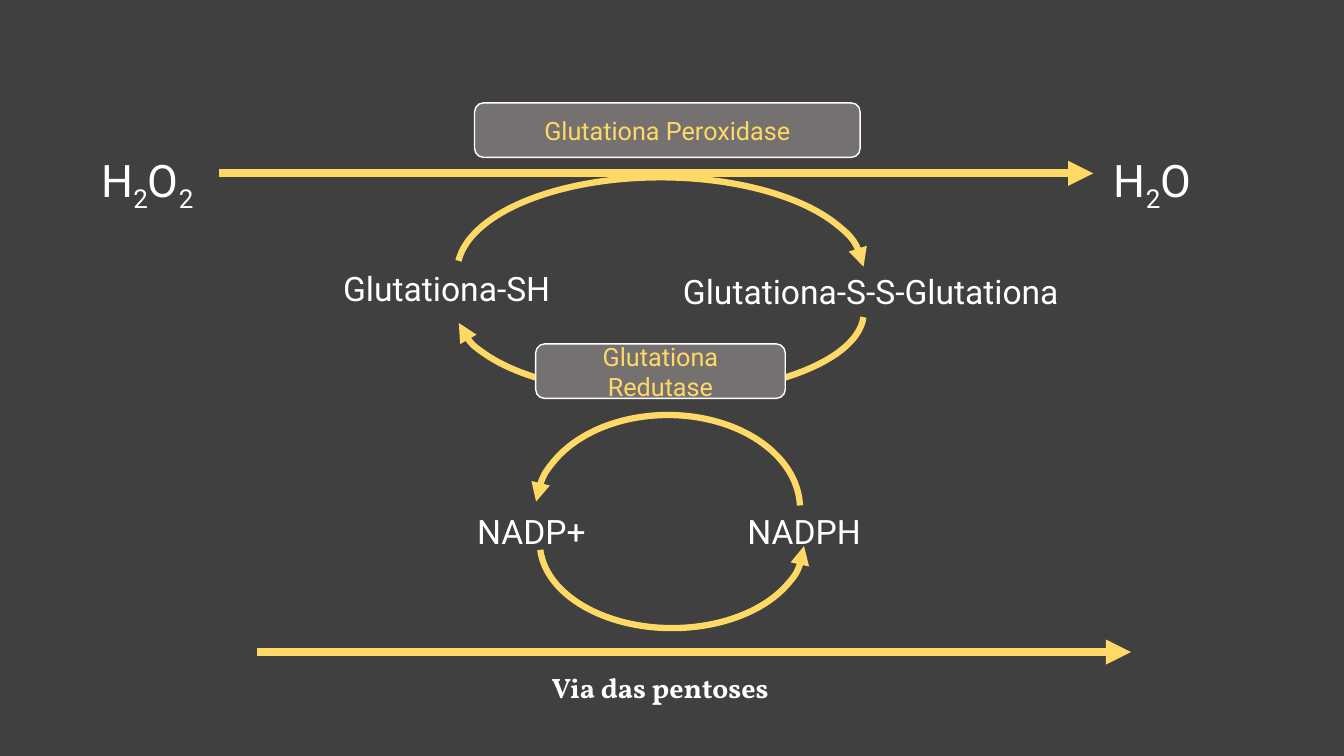
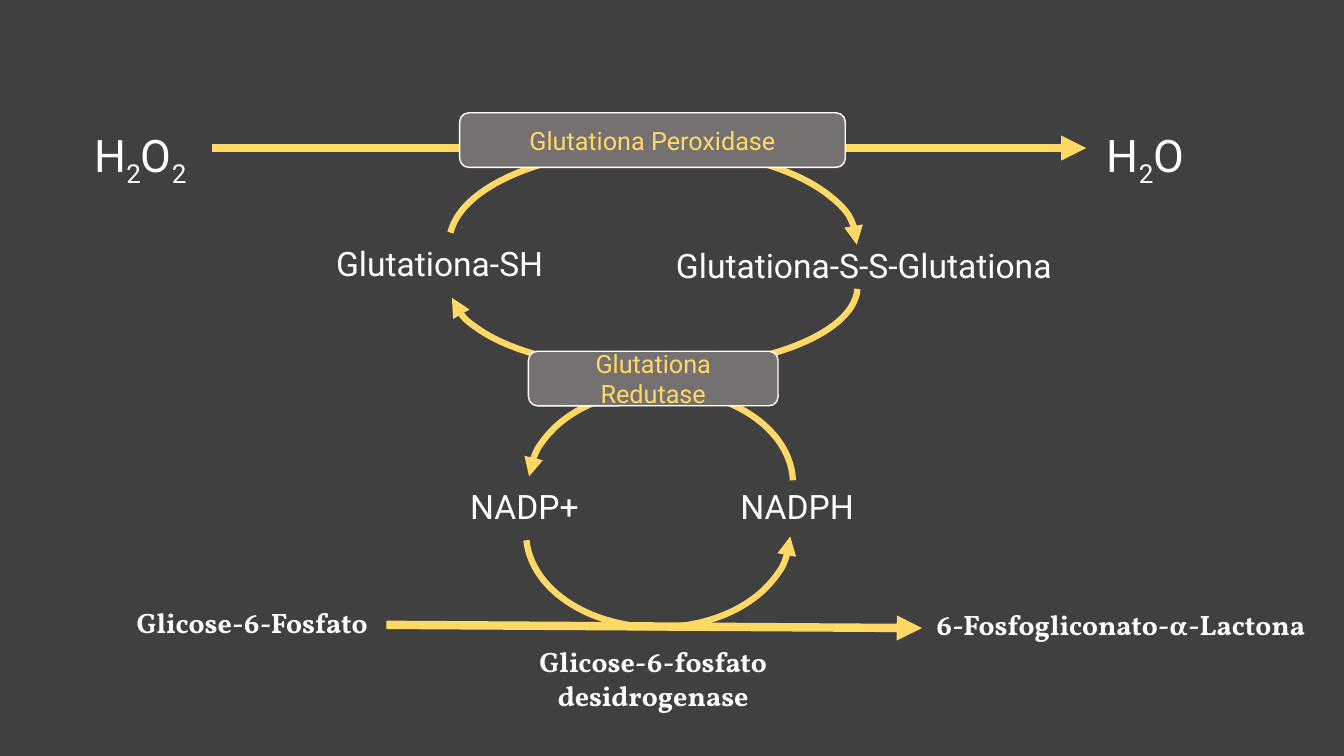
Before and after one commit to daniloasdotcom/Bioquimica-com-Danilo, a slide deck: slide 11 of static/aulas/via_das_pentoses.pptx (slide 13 before the commit). Drawn at 1344x756 pixels with LibreOffice and Linux fonts; fonts in the diff are those of the drawing. Boxes give left, top, right and bottom in pixels: in the first picture for what was removed or moved away, otherwise in the second. Text is boxed around its words. In the diff, an @@ line names an element or a change of style, - is before the commit and + after.

```diff
--- a/static/aulas/via_das_pentoses.pptx
+++ b/static/aulas/via_das_pentoses.pptx
@@ rounded rectangle "Glutationa Peroxidase" moved from (x1=475, y1=103, x2=861, y2=157) to (x1=460, y1=113, x2=846, y2=167) @@
@@ arc (boxed as its full ellipse) added at (x1=450, y1=149, x2=856, y2=338), outline #FFD966 4.5 pt @@
@@ arc (boxed as its full ellipse) at (x1=451, y1=149, x2=857, y2=338): proportions changed @@
@@ arc (boxed as its full ellipse) moved from (x1=458, y1=177, x2=864, y2=366) to (x1=451, y1=149, x2=857, y2=338) @@
@@ arc (boxed as its full ellipse) at (x1=451, y1=205, x2=857, y2=369): proportions changed @@
@@ arc (boxed as its full ellipse) added at (x1=451, y1=204, x2=857, y2=368), outline #FFD966 4.5 pt @@
@@ text "Glutationa-S-S-Glutationa" moved from (x1=683, y1=279, x2=1059, y2=305) to (x1=676, y1=253, x2=1052, y2=279) @@
@@ rounded rectangle "Glutationa Redutase" moved from (x1=535, y1=344, x2=785, y2=398) to (x1=528, y1=351, x2=778, y2=405) @@
@@ 5 texts, 2 arc (boxed as its full ellipse)s, 1 arrow moved together from (x1=76, y1=148, x2=1225, y2=603) to (x1=69, y1=123, x2=1218, y2=578) @@
@@ arc (boxed as its full ellipse) resized from (x1=540, y1=458, x2=805, y2=628) to (x1=526, y1=440, x2=790, y2=628) @@
@@ text added at (x1=137, y1=613, x2=368, y2=634), 20 pt, text #FFFFFF, bold @@
+Glicose-6-Fosfato
@@ arrow moved from (257, 652) - (1131, 652) to (386, 625) - (923, 628) @@
@@ text added at (x1=937, y1=615, x2=1305, y2=642), 20 pt, text #FFFFFF, bold @@
+6-Fosfogliconato-α-Lactona
@@ text at (x1=539, y1=652, x2=766, y2=713): text changed @@
-Via das pentoses
+Glicose-6-fosfato desidrogenase
```
Also in this commit, not shown: 16 other slides changed, 1 slide added, 3 slides removed, 3 other files.
